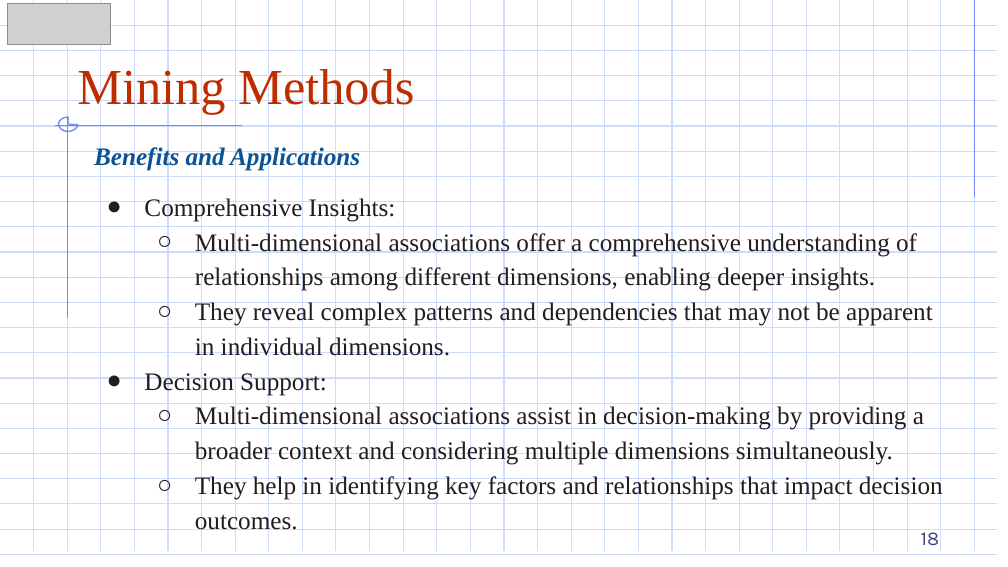
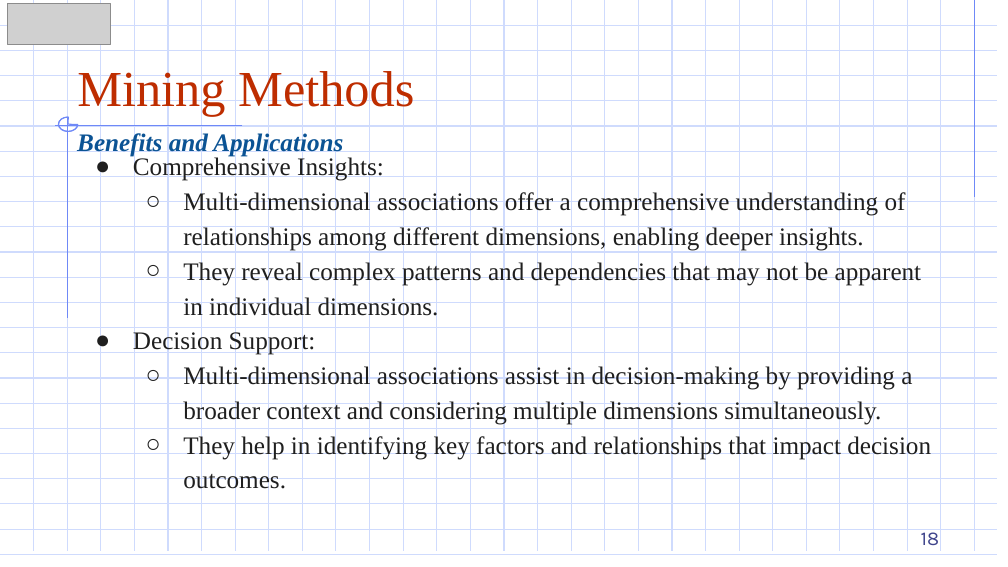
Before and after one commit to DazielNguyen/DBM302m, a slide deck: slide 18 of slides/Chapter 03/3.8 Mining Methods.pptx. Drawn at 1008x567 pixels with LibreOffice and Linux fonts; fonts in the diff are those of the drawing; grey boxes stand for pictures. Boxes give left, top, right and bottom in pixels: in the first picture for what was removed or moved away, otherwise in the second. Text is boxed around its words. In the diff, an @@ line names an element or a change of style, - is before the commit and + after.

```diff
--- a/slides/Chapter 03/3.8 Mining Methods.pptx
+++ b/slides/Chapter 03/3.8 Mining Methods.pptx
@@ text "Benefits and Applications": place and size @@
-text "Benefits and Applications" at [94,145,360,171]
+text "Benefits and Applications" at [77,131,343,157]
@@ text "Comprehensive Insights:": place and size @@
-text "Comprehensive Insights:" at [144,196,943,535]
+text "Comprehensive Insights:" at [133,156,931,494]
```
Also in this commit, not shown: 5 other slides changed, 7 other files.
